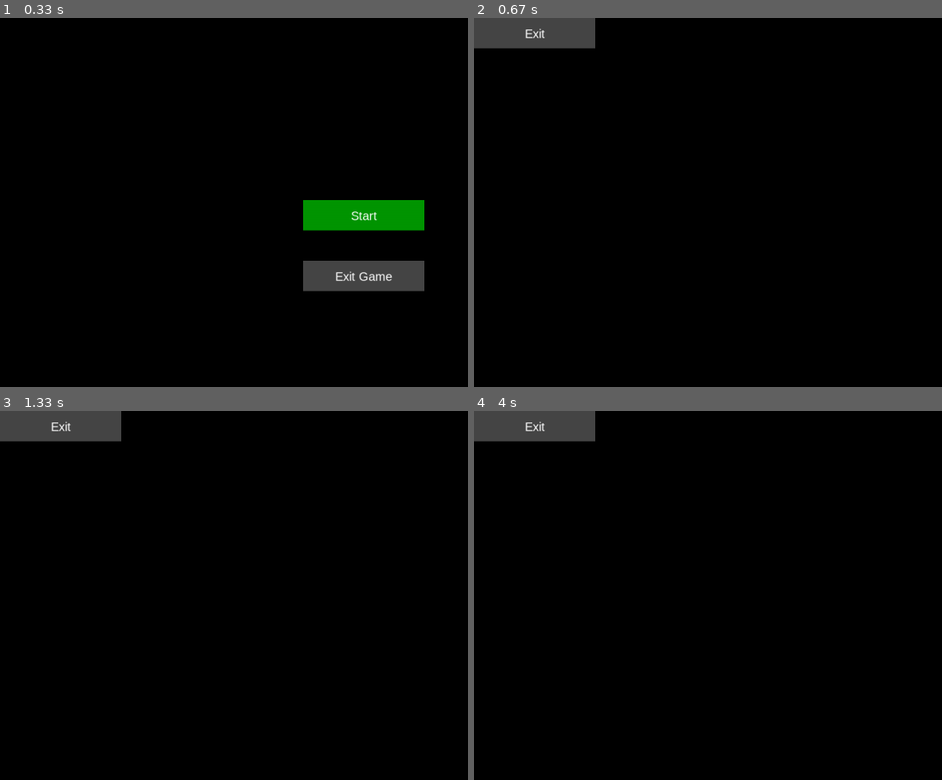
Above: before the commit, frames 1-4 (two rows, left to right).
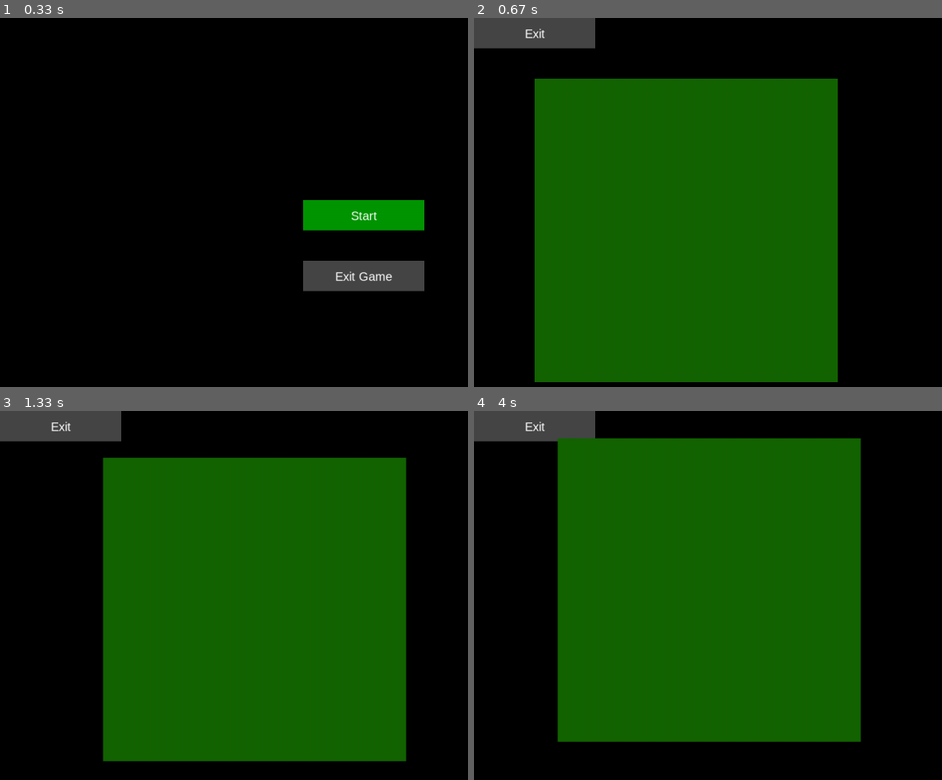
Above: after the commit, the same moments.

Repository: Fiteropp/Pygame-Lentokenttapeli-Projekti
Game: pygame game, started from src/main.py
Same seed, same stepped clock (60 frames per second), same inputs: the game is played once before the commit and once after it.
Inputs:
- Up to frame 1 (0.33 s): no input
- Up to frame 2 (0.67 s): click "Start" at 0.38 s
- Up to frame 3 (1.33 s): hold D 0.67-1.13 s; hold W from 1.17 s (still down)
- Up to frame 4 (4 s): release W at 1.47 s; hold D 1.5-1.97 s; hold A 2-2.53 s; hold S 2.57-2.87 s; hold A 2.9-3.3 s; hold W 3.33-3.7 s; hold D from 3.73 s (still down)

Frame 1 is identical in both runs. In frame 2, 53% of the frame differs, in the area x 12-78%, y 16-99%; in frame 3, 53%, in the area x 21-87%, y 12-95%; in frame 4, 53%.

Commit message:
Added Map that is movable with WASD

Diff:
--- /dev/null
+++ b/src/controllers/map_controller.py
@@ -0,0 +1,23 @@
+import game_events
+import pygame
+import events
+
+
+class MapController:
+
+    SPEED = 150
+
+    def __init__(self, ev_manager):
+
+        self.ev_manager = ev_manager
+        ev_manager.register_listener(self)
+
+    def notify(self, event):
+        match event:
+            case events.TickEvent():
+                keys = pygame.key.get_pressed()
+                vel_dx = (keys[pygame.K_d] - keys[pygame.K_a]) * self.SPEED * event.dt
+                vel_dy = (keys[pygame.K_s] - keys[pygame.K_w]) * self.SPEED * event.dt
+
+                if vel_dx or vel_dy:
+                    self.ev_manager.post(game_events.MapMoveEvent(vel_dx, vel_dy))
--- a/src/eventmanager.py
+++ b/src/eventmanager.py
@@ -8,7 +8,6 @@
     def __init__(self):
         self.listeners = WeakKeyDictionary()
 
-
     def register_listener(self, listener):
         """
         Adds a listener to call list.
@@ -16,7 +15,6 @@
         """
 
         self.listeners[listener] = 1
-
 
     def unregister_listener(self, listener):
 
@@ -28,7 +26,6 @@
         if listener in self.listeners:
             del self.listeners[listener]
 
-
     def post(self, event):
 
         """
@@ -38,5 +35,5 @@
         if not isinstance(event, events.TickEvent) and not isinstance(event, events.MouseMoveEvent):
             # print the event (unless it is TickEvent or MouseMove)
             print(str(event))
-        for listener in self.listeners:
+        for listener in list(self.listeners):
             listener.notify(event)
--- a/src/game_events.py
+++ b/src/game_events.py
@@ -7,8 +7,14 @@
     pass
 
 
-
 @dataclass(frozen=True, slots=True)
 class ChangeSceneEvent(Event):
     name: str = field(default="Change Scene event", init=False)
     scene_name: str = field(init=True, repr=True)
+
+
+@dataclass(frozen=True, slots=True)
+class MapMoveEvent(Event):
+    name: str = field(default="Map move event", init=False)
+    dx: float = field(init=True, repr=True)
+    dy: float = field(init=True, repr=True)
--- a/src/scenes/gameplay_scene.py
+++ b/src/scenes/gameplay_scene.py
@@ -1,13 +1,18 @@
 import pygame
 import game_events
+from controllers.map_controller import MapController
 from scenes import Scene
 from ui.elements import Button
+from ui.map import Map
 
 
 class GameScene(Scene):
     def __init__(self, ev_manager, ui_manager, assets):
         super().__init__(ev_manager, ui_manager, assets)
+        self.map_controller = None
         self.exit_button = None
+        self.game_map = None
+        self.map_surface = None
 
     def enter(self):
         if self.exit_button is None:
@@ -18,6 +23,18 @@
                 ),
                 text="Exit",
                 font=self.assets.font("default"),
+                z_index=10
             )
             self.elements.append(self.exit_button)
+
+        if self.map_controller is None:
+            self.map_controller = MapController(self.ev_manager)
+
+        if self.map_surface is None:
+            self.map_surface = pygame.Rect(100, 100, 500, 500)
+
+        if self.game_map is None:
+            self.game_map = Map(rect=self.map_surface, z_index=1, ev_manager=self.ev_manager, color=(20, 100, 0))
+            self.elements.append(self.game_map)
+
         super().enter()
--- /dev/null
+++ b/src/ui/map.py
@@ -0,0 +1,40 @@
+import pygame
+
+import game_events
+from ui import UIElement
+
+
+class Map(UIElement):
+
+    def __init__(self, rect, z_index, ev_manager, color):
+        super().__init__(rect, z_index)
+        self.ev_manager = ev_manager
+        ev_manager.register_listener(self)
+
+        self.color = color
+        self.pos_dx = 0.0
+        self.pos_dy = 0.0
+        self.origin_x = rect.x
+        self.origin_y = rect.y
+        self.map_surface = rect
+
+    def notify(self, event):
+        """
+        :param event: Called by an event in the message queue
+        """
+
+        match event:
+            case game_events.MapMoveEvent():
+                self.pos_dx += event.dx
+                self.pos_dy += event.dy
+
+                self.map_surface.x = round(self.pos_dx) + self.origin_x
+                self.map_surface.y = round(self.pos_dy) + self.origin_y
+
+            case game_events.ChangeSceneEvent("game"):
+                self.pos_dx = 0.0
+                self.pos_dy = 0.0
+
+    def draw(self, screen):
+        color = self.color
+        pygame.draw.rect(screen, color, self.map_surface)
